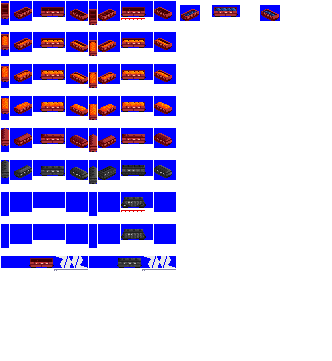
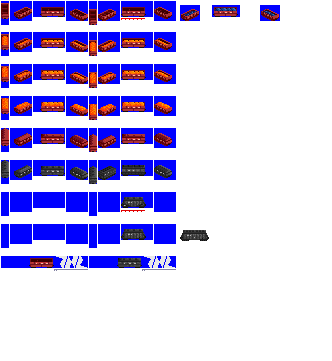
Layers edited between the first and the second 332×361 image:
painted on "hoki red" over [180, 230, 209, 241]
